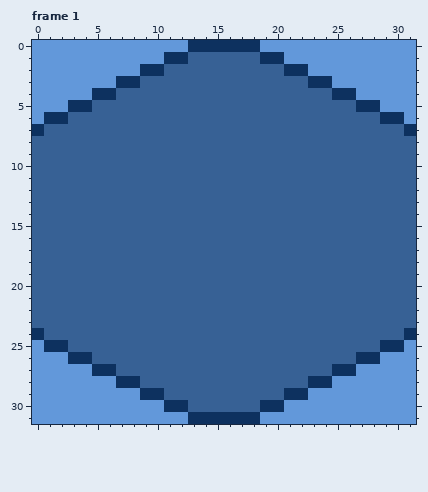
One commit to this pixel-art file: WIP/A rug or something.aseprite. This is how it looked before the edit.
32x32 pixels, 2 frames. Shown: frame 1.
And afterwards:
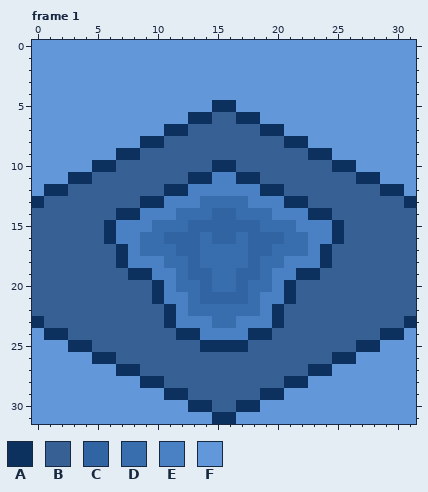
Palette (. is transparent): A #0d315f  B #376195  C #3064a3  D #396eae  E #4a81c4  F #6298da
Change:
Changed rows in their new state; - is an unchanged pixel.
Frame 1:
first column x 0:
 0 -------------FFFFFF-------------
 1 -----------FFFFFFFFFF-----------
 2 ---------FFFFFFFFFFFFFF---------
 3 -------FFFFFFFFFFFFFFFFFF-------
 4 -----FFFFFFFFFFFFFFFFFFFFFF-----
 5 ---FFFFFFFFFFFFAAFFFFFFFFFFFF---
 6 -FFFFFFFFFFFFAA--AAFFFFFFFFFFFF-
 7 FFFFFFFFFFFAA------AAFFFFFFFFFFF
 8 FFFFFFFFFAA----------AAFFFFFFFFF
 9 FFFFFFFAA--------------AAFFFFFFF
10 FFFFFAA--------AA--------AAFFFFF
11 FFFAA--------AAEEAA--------AAFFF
12 FAA--------AAEEEEEEAA--------AAF
13 A--------AAEEEDDDDEEEAA--------A
14 -------AAEEEDDDCCDDDEEEAA-------
15 ------AEEEDDDCCCCCCDDDEEEA------
16 ------AEEDDCCCDCCDCCCDDEEA------
17 -------AEDDDCCDDDDCCDDDEA-------
18 -------AEEEDDCDDDDCDDEEEA-------
19 --------AAEEDCCDDCCDEEAA--------
20 ----------AEDDCDDCDDEA----------
21 ----------AEEDCCCCDEEA----------
22 -----------AEDDDDDDEA-----------
23 A----------AEEEDDEEEA----------A
24 FAA---------AAEEEEAA---------AAF
25 -FFAA---------AAAA---------AAFF-
26 ---FFAA------------------AAFF---
27 -----FFAA--------------AAFF-----
28 -------FFAA----------AAFF-------
29 ---------FFAA------AAFF---------
30 -----------FFAA--AAFF-----------
31 -------------FF--FF-------------
